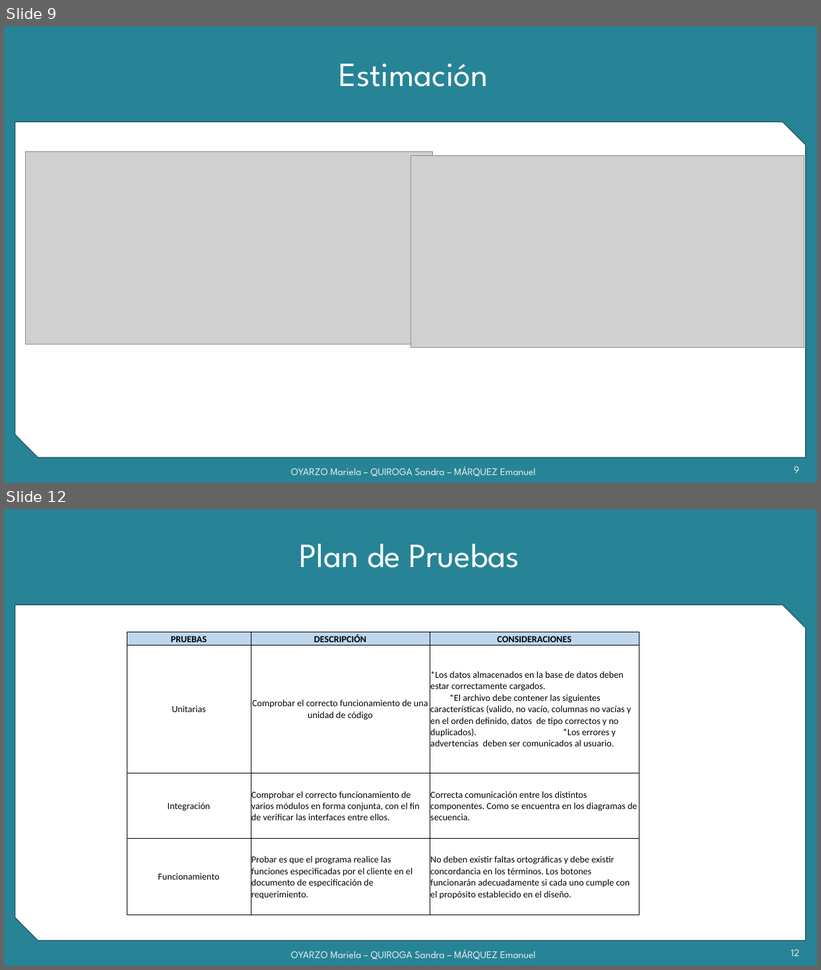
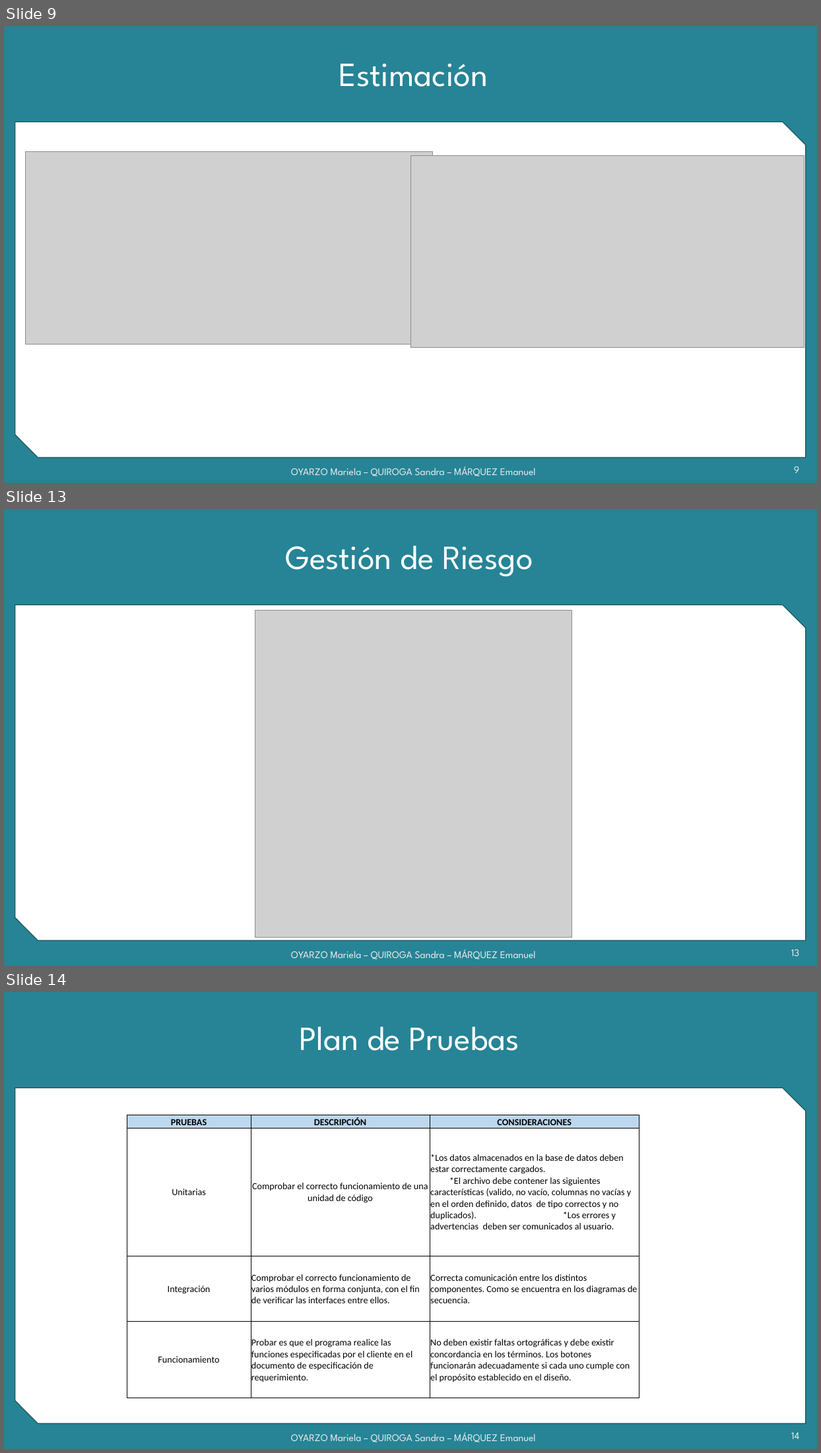
Before and after one commit to grupoyenu/yenu, a slide deck: 08. Presentaciones/Presentación 11.pptx. Shown one above the other, each under a label of ours: slides 9 and 12 before the commit, slides 9, 13 and 14 after it; the slides between them are not shown. The pictures are 821x970 and 821x1453 pixels, drawn with LibreOffice and Linux fonts; fonts in the diff are those of the drawing; grey boxes stand for pictures; background and template pictures are left out. Boxes give left, top, right and bottom in pixels: in the first picture for what was removed or moved away, otherwise in the second. Text is boxed around its words. In the diff, an @@ line names an element or a change of style, - is before the commit and + after.

```diff
--- a/08. Presentaciones/Presentación 11.pptx
+++ b/08. Presentaciones/Presentación 11.pptx
@@ slide 13 added at [4,509,817,966], background #F2F2F2; not listed: 2 template elements that a slide beside it also shows @@
@@ title added at [286,545,533,577], 40 pt, text #FFFFFF @@
+Gestión de Riesgo
@@ picture added at [255,610,572,937] @@
@@ text added at [291,950,536,960], 12 pt, text gradient #9E9E9E to #EDEDED to #FFFFFF @@
+OYARZO Mariela – QUIROGA Sandra – MÁRQUEZ Emanuel
@@ page number added at [791,949,800,956], 12 pt, text gradient #9E9E9E to #EDEDED to #FFFFFF @@
+13
@@ what was slide 12 is now slide 14 @@
@@ page number at [791,1433,799,1439]: text changed @@
-12
+14
```
Also in this commit, not shown: 2 slides changed, 1 other slide added.
